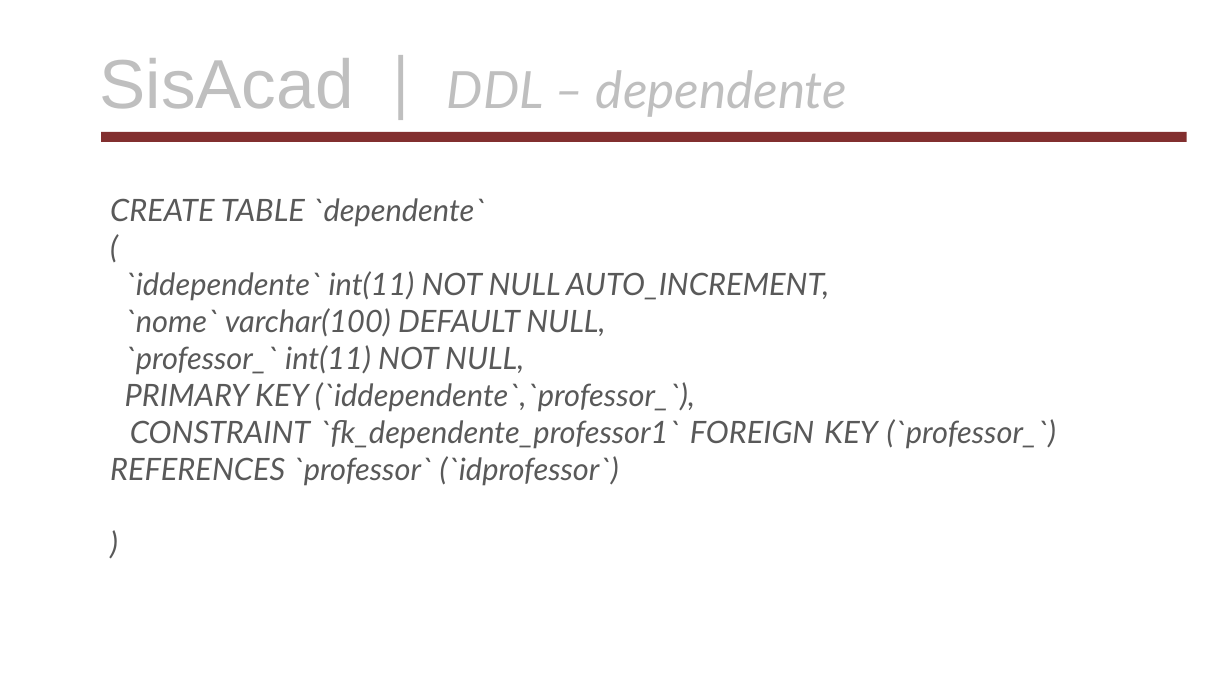
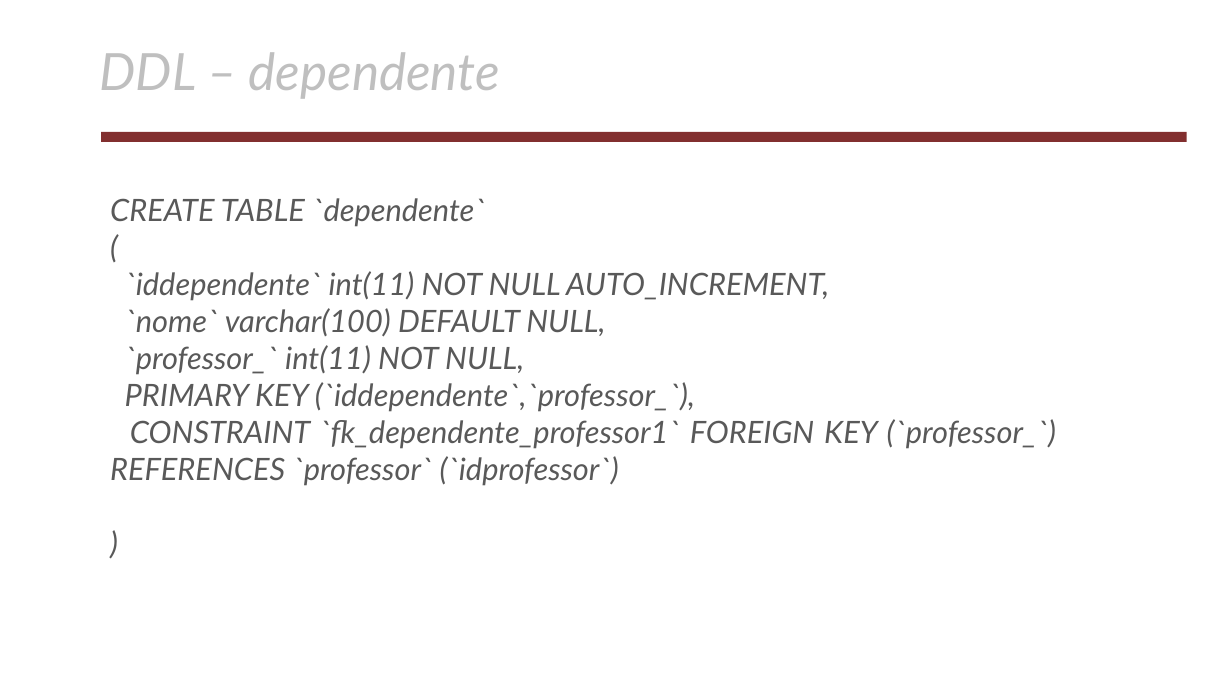
Before and after one commit to AlexsandroMatias2017/MeuBancoDeDados, a slide deck: slide 9 of apresentacao/apresentacaoDoProjeto.odp. Drawn at 1232x693 pixels with LibreOffice and Linux fonts; fonts in the diff are those of the drawing; background and template pictures are left out. Boxes give left, top, right and bottom in pixels: in the first picture for what was removed or moved away, otherwise in the second. Text is boxed around its words. In the diff, an @@ line names an element or a change of style, - is before the commit and + after.

```diff
--- a/apresentacao/apresentacaoDoProjeto.odp
+++ b/apresentacao/apresentacaoDoProjeto.odp
@@ text at [100, 52, 500, 99]: text changed @@
-SisAcad | DDL – dependente
+DDL – dependente
```
Also in this commit, not shown: 13 other slides changed, 11 slides added.
